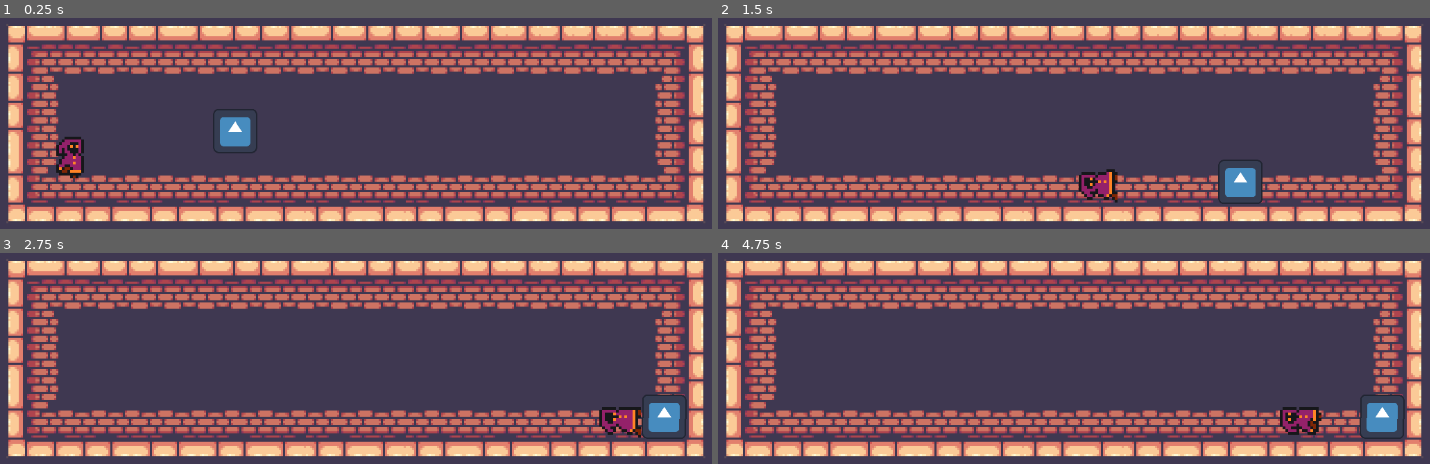
Above: before the commit, frames 1-4 (two rows, left to right).
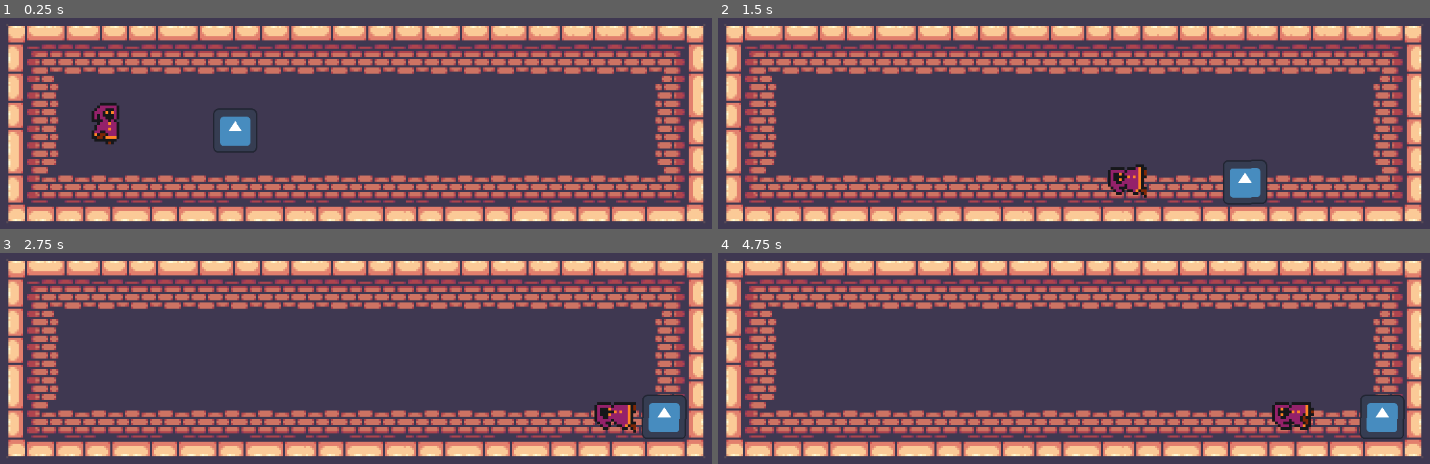
Above: after the commit, the same moments.

Repository: CristianOrmazabal/ProyectoCC5408
Game: Godot game, scene res://scenes/main.tscn
Same seed, same stepped clock (60 frames per second), same inputs: the game is played once before the commit and once after it. The engine's default icon, where the game draws it, is replaced by a stand-in: a white triangle on a blue panel in a dark square.
Inputs:
- Up to frame 1 (0.25 s): no input
- Up to frame 2 (1.5 s): tap Enter (ui_accept) at 0.5, 0.6 s; hold Right (Gravity_right) from 0.53 s (still down); tap Space (jump) at 0.77, 0.8, 1.07, 1.35 s
- Up to frame 3 (2.75 s): tap Space (jump) at 1.52, 1.82, 2.3 s; tap Enter (ui_accept) at 1.55, 2.1 s; release Right (Gravity_right) at 2.03 s; hold Left (Gravity_left) from 2.03 s (still down)
- Up to frame 4 (4.75 s): release Left (Gravity_left) at 2.78 s; hold Right (Gravity_right) 2.78-4.28 s; tap Enter (ui_accept) at 2.85, 4.35 s; tap Space (jump) at 3.02, 3.32, 3.6, 3.77, 4.07, 4.52 s; hold Left (Gravity_left) from 4.28 s (still down)

The runs differ from the first frame. In frame 1, 1.4% of the frame differs, in the area x 7-36%, y 40-77%; in frame 2, 1.7%, in the area x 50-78%, y 67-89%; in frame 3, 0.7%; in frame 4, 0.8%.

Commit message:
implementada la gravedad a objetos, y el jugador puede empujar objetos mediante raycasts

Diff:
--- a/autoloads/gravity.gd
+++ b/autoloads/gravity.gd
@@ -1,11 +1,35 @@
 extends Node
-#hacer señal
+#señal de cambio de gravedad
 signal gravityG_changed()
-var gravityG = Vector2(0,1)
+#var gravityG = Vector2(0,1)
+#valores de gravedad
+var gravity_vector : Vector2 = ProjectSettings.get_setting("physics/2d/default_gravity_vector")
+var gravity_magnitude : int = ProjectSettings.get_setting("physics/2d/default_gravity")
 
 func get_gravity()-> Vector2:
-	return gravityG
+	#print("projectg = ",gravity_vector)
+	#print(gravity_magnitude)
+	return gravity_vector #*gravity_magnitude
+
+func get_magnitude()->int:
+	return gravity_magnitude
+
+func get_gravity_dir() -> Vector2:
+	return gravity_vector
+
 
 func set_gravity(g: Vector2) -> void:
-	gravityG = g
+	print("set grav to ",g)
+	PhysicsServer2D.area_set_param(get_viewport().find_world_2d().space,
+							PhysicsServer2D.AREA_PARAM_GRAVITY_VECTOR, g)
+	gravity_vector = g
 	gravityG_changed.emit()
+
+#func gravity_down()->void:
+	#set_gravity(Vector2.DOWN)
+#func gravity_up()->void:
+	#set_gravity(Vector2.UP)
+#func gravity_left()->void:
+	#set_gravity(Vector2.LEFT)
+#func gravity_right()->void:
+	#set_gravity(Vector2.RIGHT)
--- /dev/null
+++ b/character_body_2d.gd
@@ -0,0 +1,25 @@
+extends CharacterBody2D
+
+
+const SPEED = 300.0
+const JUMP_VELOCITY = -400.0
+
+
+func _physics_process(delta: float) -> void:
+	# Add the gravity.
+	if not is_on_floor():
+		velocity += get_gravity() * delta
+
+	# Handle jump.
+	if Input.is_action_just_pressed("ui_accept") and is_on_floor():
+		velocity.y = JUMP_VELOCITY
+
+	# Get the input direction and handle the movement/deceleration.
+	# As good practice, you should replace UI actions with custom gameplay actions.
+	var direction := Input.get_axis("ui_left", "ui_right")
+	if direction:
+		velocity.x = direction * SPEED
+	else:
+		velocity.x = move_toward(velocity.x, 0, SPEED)
+
+	move_and_slide()
--- a/characters/Player.gd
+++ b/characters/Player.gd
@@ -4,45 +4,80 @@
 const SPEED = 300.0
 const JUMP_VELOCITY = -400.0
 
+@onready var ray_cast_2d_up: RayCast2D = %RayCast2D_UP
+@onready var ray_cast_2d_up_left: RayCast2D = %RayCast2D_UP_LEFT
+@onready var ray_cast_2d_up_right: RayCast2D = %RayCast2D_UP_RIGHT
+@onready var ray_cast_2d_right: RayCast2D = %RayCast2D_RIGHT
+@onready var ray_cast_2d_left: RayCast2D = %RayCast2D_LEFT
 
-var gravity = Gravity.get_gravity()
 
+
+
+@onready var gravity = Gravity.get_gravity()
+@onready var gravity_mag := Gravity.get_magnitude()
 @onready var animated_sprite = $AnimatedSprite2D
 
+func _ready() -> void:
+	Gravity.gravityG_changed.connect(_on_gravity_changed)
+
+func _on_gravity_changed() ->void:
+	gravity = Gravity.get_gravity()
+
 func _physics_process(delta):
+	#var ray_up = ray_cast_2d_up.get_collider()
+	var rays = {
+		"up": ray_cast_2d_up,
+		"left": ray_cast_2d_left,
+		"up_left": ray_cast_2d_up_left,
+		"right": ray_cast_2d_right,
+		"up_right": ray_cast_2d_up_right
+	}
+	for key in rays:
+		#print(key)
+		#print(rays[key])
+		if rays[key]:
+			var ray = rays[key]
+			var col = ray as RayCast2D
+			var rgd = col.get_collider() as RigidBody2D
+			var norm = col.get_collision_normal()
+			if rgd:
+				#rgd.apply_central_impulse(global_position.direction_to(rgd.global_position)*500)
+				rgd.apply_central_impulse(-norm*25)
+	#var col = get_slide_collision_count()
+	#for i in col:
+		#var collision = get_slide_collision(i)
+		#var rgd = collision.get_collider() as RigidBody2D
+		#if rgd:
+			#rgd.apply_central_impulse(global_position.direction_to(rgd.global_position)*500)
+
 	# Add the gravity.
-	#print(self.global_position)
 	if not is_on_floor():
-		velocity += gravity * delta * 1000
+		velocity += gravity*gravity_mag*delta
 
 	#
 #           ROTAR JUGADOR
 	if is_on_floor(): #cambio de gravedad solo usable en piso{
-		var GlobalG = ["Gravity_down","Gravity_up","Gravity_left",""]
+		#var GlobalG = ["Gravity_down","Gravity_up","Gravity_left",""]
 		var inp = Input
 		if Input.is_action_just_pressed("Gravity_down"):
 			Gravity.set_gravity(Vector2.DOWN)
 			set_up_direction(Vector2.UP)
 			rotation_degrees = 0
-			gravity = Gravity.get_gravity()
 		if Input.is_action_just_pressed("Gravity_up"):
 			Gravity.set_gravity(Vector2.UP)
 			set_up_direction(Vector2.DOWN)
 			rotation_degrees = 180
-			gravity = Gravity.get_gravity()
 		if Input.is_action_just_pressed("Gravity_left"):
 			Gravity.set_gravity(Vector2.LEFT)
 			set_up_direction(Vector2.RIGHT)
 			rotation_degrees = 90
-			gravity = Gravity.get_gravity()
 		if Input.is_action_just_pressed("Gravity_right"):
 			Gravity.set_gravity(Vector2.RIGHT)
 			set_up_direction(Vector2.LEFT)
 			rotation_degrees = 270
-			gravity = Gravity.get_gravity()
 
 
-	if abs(gravity.x) == 0:
+	if abs(gravity.x) == 0: #gravedadd vertical
 		# Handle jump.
 		if Input.is_action_just_pressed("jump") and is_on_floor():
 			velocity.y = JUMP_VELOCITY * gravity.y
@@ -70,6 +105,7 @@
 				# Handle jump.
 		if Input.is_action_just_pressed("jump") and is_on_floor():
 			velocity.x = JUMP_VELOCITY * gravity.x
+
 			# Get the input direction and handle the movement/deceleration.
 		var direction = Input.get_axis("move_down", "move_up")
 		if direction:
@@ -89,5 +125,5 @@
 		# Play jump animation when in the air
 		if not is_on_floor() and velocity.x < 0:
 			animated_sprite.play("jump")
-		pass
+
 	move_and_slide()
--- a/characters/node_2d.tscn
+++ b/characters/node_2d.tscn
@@ -26,7 +26,8 @@
 [ext_resource type="Texture2D" uid="uid://bxnxs6hgvv63t" path="res://assets/Little Mage1-1/Little Mage/Run/Run5.png" id="23_mx81f"]
 [ext_resource type="Texture2D" uid="uid://b78vvcs28n3gv" path="res://assets/Little Mage1-1/Little Mage/Run/Run6.png" id="24_47q5g"]
 
-[sub_resource type="RectangleShape2D" id="RectangleShape2D_sduql"]
+[sub_resource type="CapsuleShape2D" id="CapsuleShape2D_0shu6"]
+height = 24.6667
 
 [sub_resource type="SpriteFrames" id="SpriteFrames_07m5h"]
 animations = [{
@@ -128,9 +129,29 @@
 [node name="Player" type="CharacterBody2D" parent="."]
 script = ExtResource("1_ltxrq")
 
+[node name="RayCast2D_UP" type="RayCast2D" parent="Player"]
+unique_name_in_owner = true
+target_position = Vector2(0, -50)
+
+[node name="RayCast2D_UP_LEFT" type="RayCast2D" parent="Player"]
+unique_name_in_owner = true
+target_position = Vector2(25, -30)
+
+[node name="RayCast2D_UP_RIGHT" type="RayCast2D" parent="Player"]
+unique_name_in_owner = true
+target_position = Vector2(-25, -30)
+
+[node name="RayCast2D_RIGHT" type="RayCast2D" parent="Player"]
+unique_name_in_owner = true
+target_position = Vector2(40, 0)
+
+[node name="RayCast2D_LEFT" type="RayCast2D" parent="Player"]
+unique_name_in_owner = true
+target_position = Vector2(-40, 0)
+
 [node name="CollisionShape2D" type="CollisionShape2D" parent="Player"]
 scale = Vector2(3, 3)
-shape = SubResource("RectangleShape2D_sduql")
+shape = SubResource("CapsuleShape2D_0shu6")
 
 [node name="AnimatedSprite2D" type="AnimatedSprite2D" parent="Player"]
 scale = Vector2(4, 4)
--- a/project.godot
+++ b/project.godot
@@ -67,10 +67,6 @@
 ]
 }
 
-[physics]
-
-2d/default_gravity_vector=Vector2(0, 0)
-
 [rendering]
 
 textures/canvas_textures/default_texture_filter=0
--- a/scenes/Box.tscn
+++ b/scenes/Box.tscn
@@ -7,8 +7,7 @@
 size = Vector2(71, 70)
 
 [node name="Box" type="RigidBody2D"]
-contact_monitor = true
-max_contacts_reported = 8
+can_sleep = false
 script = ExtResource("1_kfc78")
 
 [node name="CollisionShape2D" type="CollisionShape2D" parent="."]
--- a/scenes/box.gd
+++ b/scenes/box.gd
@@ -9,9 +9,10 @@
 
 
 func _physics_process(delta: float) -> void:
-	set_constant_force(grav*1000)
-	print(constant_force)
+	pass
+	#print(constant_force)
 
 func _on_gravity_changed() -> void:
 	grav = Gravity.get_gravity()
-	set_constant_force(Vector2(0,0))
+	#set_constant_force(Vector2(0,0))
+	#set_constant_force(grav*1000)
--- a/scenes/main.tscn
+++ b/scenes/main.tscn
@@ -8,4 +8,4 @@
 [node name="mapa" parent="." instance=ExtResource("1_ylihd")]
 
 [node name="Node2D" parent="." instance=ExtResource("2_b52db")]
-position = Vector2(140, 306)
+position = Vector2(191, 257)
